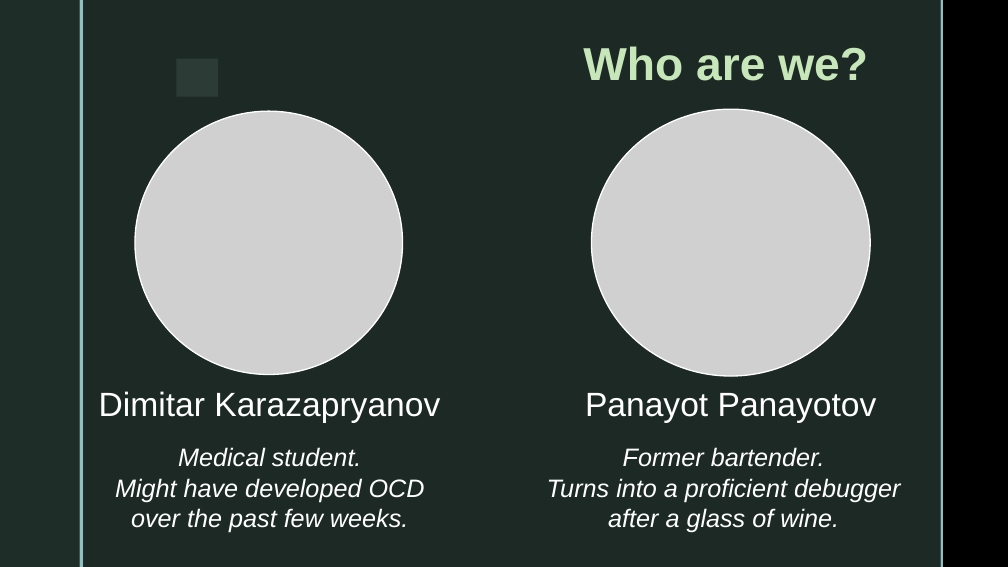
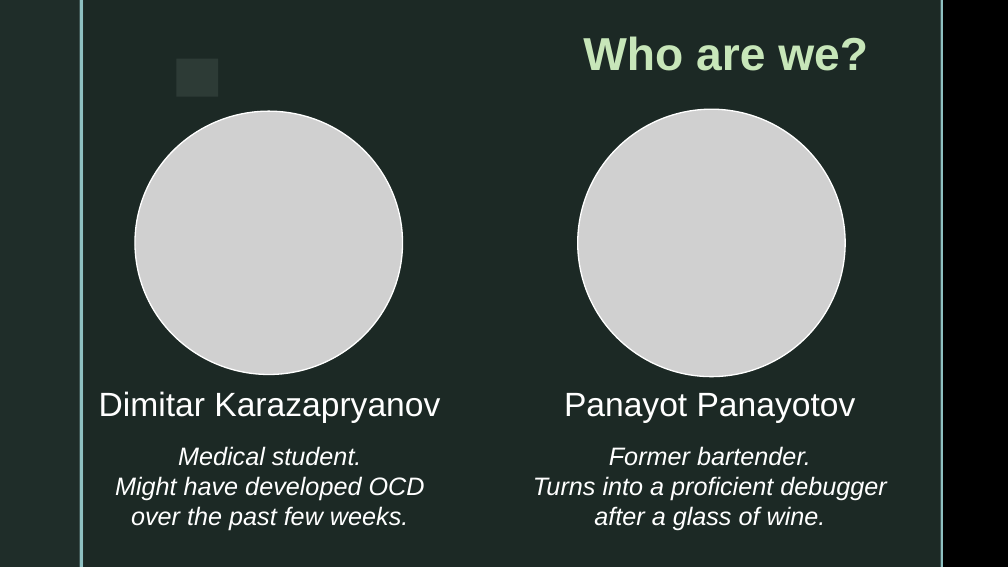
Before and after one commit to DimitarKaraz/Finance-Tracker, a slide deck: slide 2 of Finance Tracker Web Application.pptx. Drawn at 1008x567 pixels with LibreOffice and Linux fonts; fonts in the diff are those of the drawing; grey boxes stand for pictures; background and template pictures are left out. Boxes give left, top, right and bottom in pixels: in the first picture for what was removed or moved away, otherwise in the second. Text is boxed around its words. In the diff, an @@ line names an element or a change of style, - is before the commit and + after.

Commit message:
Panayot finally sent me a photo of his

```diff
--- a/Finance Tracker Web Application.pptx
+++ b/Finance Tracker Web Application.pptx
@@ title "Who are we?" moved from (x1=583, y1=46, x2=868, y2=81) to (x1=583, y1=36, x2=868, y2=71) @@
@@ picture resized from (x1=591, y1=109, x2=870, y2=376) to (x1=578, y1=109, x2=845, y2=377) @@
@@ text "Panayot Panayotov" moved from (x1=585, y1=393, x2=877, y2=423) to (x1=564, y1=393, x2=856, y2=423) @@
@@ text "Former bartender." moved from (x1=547, y1=447, x2=900, y2=533) to (x1=533, y1=446, x2=886, y2=531) @@
```
